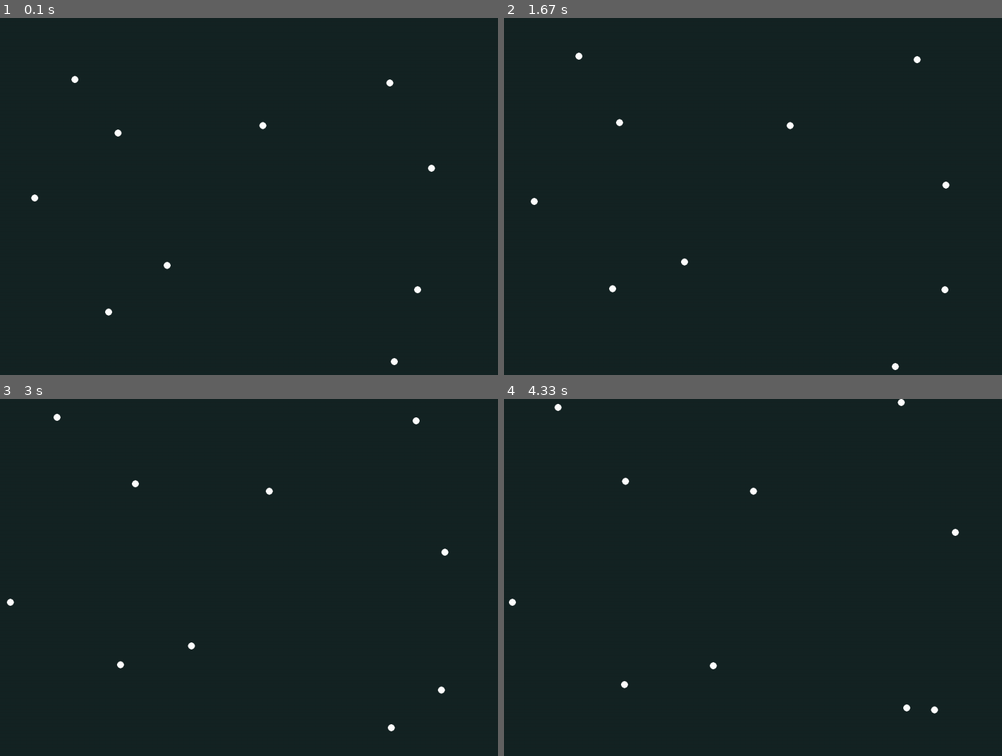
Above: before the commit, frames 1-4 (two rows, left to right).
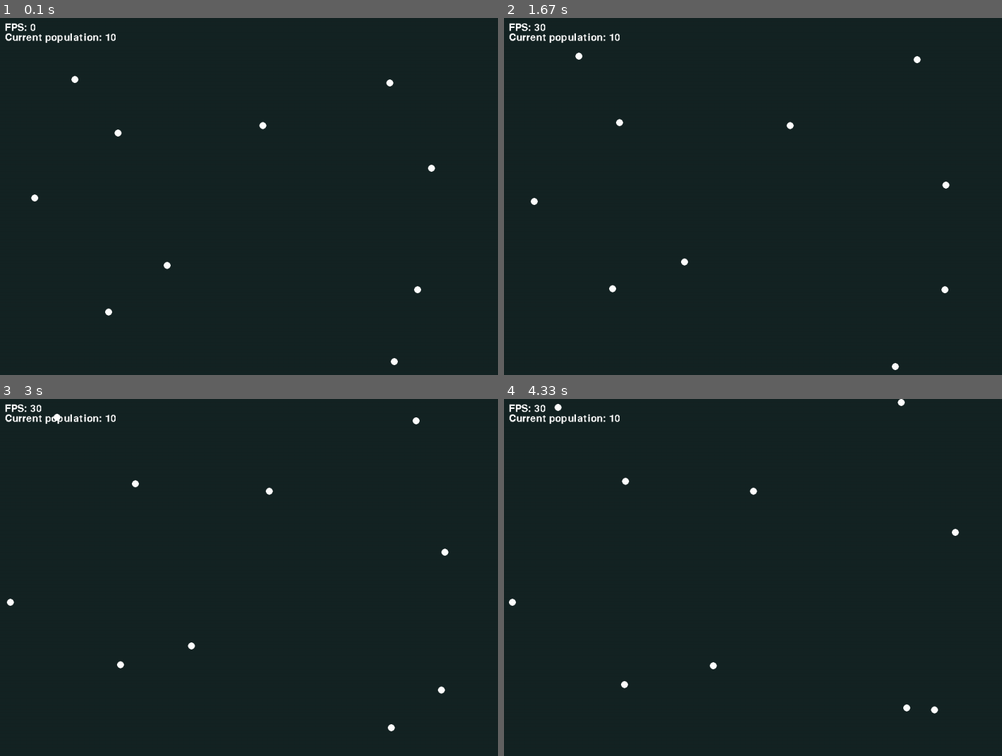
Above: after the commit, the same moments.

Repository: darceno/lifebox-simulator
Game: pygame game, started from src/main.py
The game is run twice, just before and just after one commit, with the same random seed, the same clock (stepped at 60 frames per second) and the same inputs.
Inputs:
- Up to frame 1 (0.1 s): no input
- Up to frame 2 (1.67 s): no input
- Up to frame 3 (3 s): no input
- Up to frame 4 (4.33 s): no input

The runs differ from the first frame. In frame 1, 0.3% of the frame differs, in the area x 0-24%, y 1-8%; in frame 2, 0.4%; in frame 3, 0.3%; in frame 4, 0.4%.

Commit message:
Add info display feature to show FPS and current population number

Diff:
--- a/src/main.py
+++ b/src/main.py
@@ -104,6 +104,15 @@
                 if self.organisms[i].rect.colliderect(self.organisms[j].rect):
                     self.organisms[i].collision_abilities(self.organisms[j])
 
+    def info_display(self):
+        self.font = pygame.font.SysFont(None, 30)
+        self.population = len(self.organisms)
+        self.frames = int(clock.get_fps())
+        FPS_counter = self.font.render(f"FPS: {self.frames}", False, pygame.Color("white"))
+        population_counter = self.font.render(f"Current population: {self.population}", False, pygame.Color("white"))
+        screen.blit(FPS_counter, (10, 10))
+        screen.blit(population_counter, (10, 30))
+
     def update_screen(self):
         for organism in self.organisms:
             organism.universal_abilities()
@@ -123,6 +132,7 @@
             run = False
 
     simulation.create_organisms()
+    simulation.info_display()
     simulation.update_screen()
 
     screen.fill(BG_COLOR)
